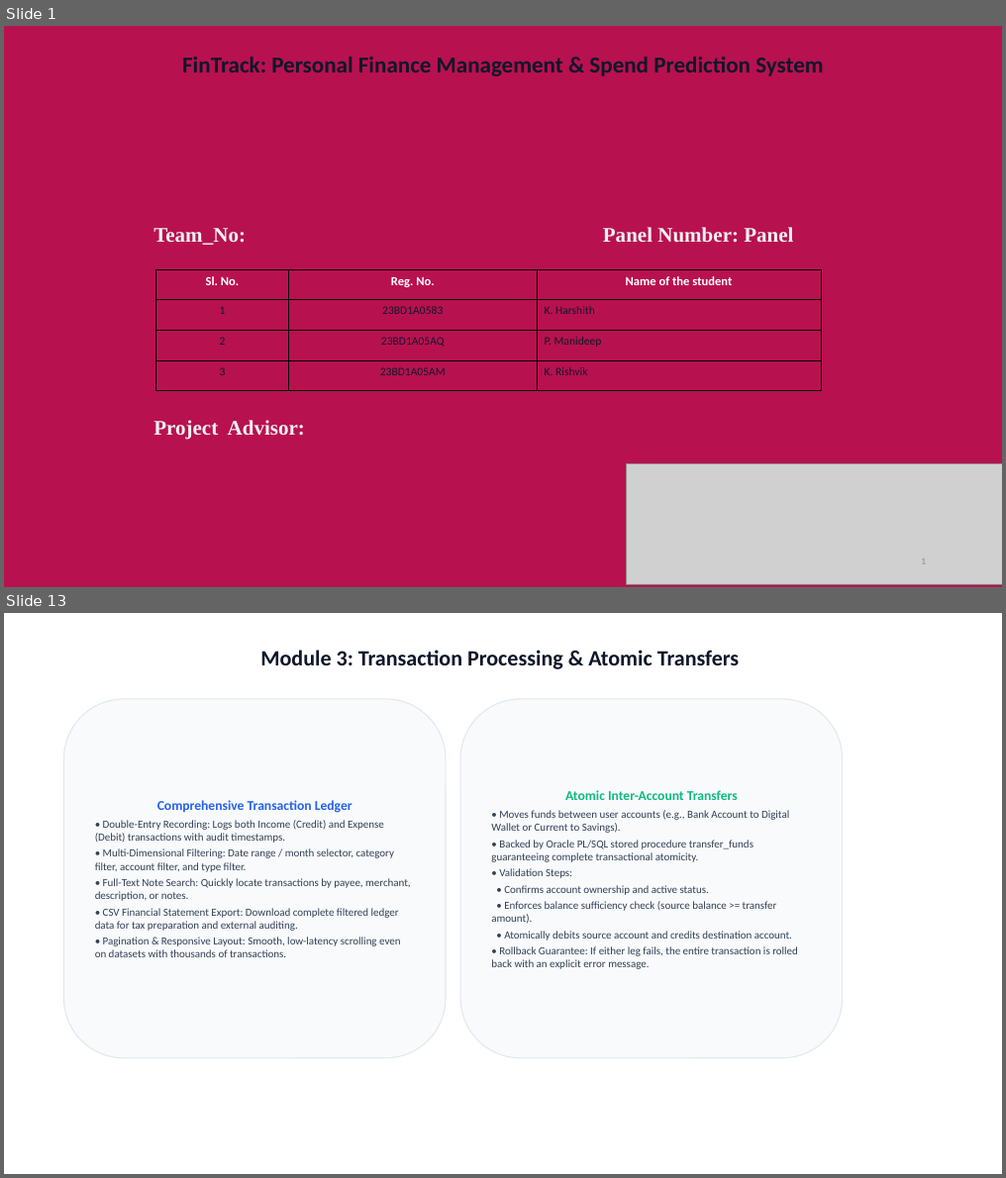
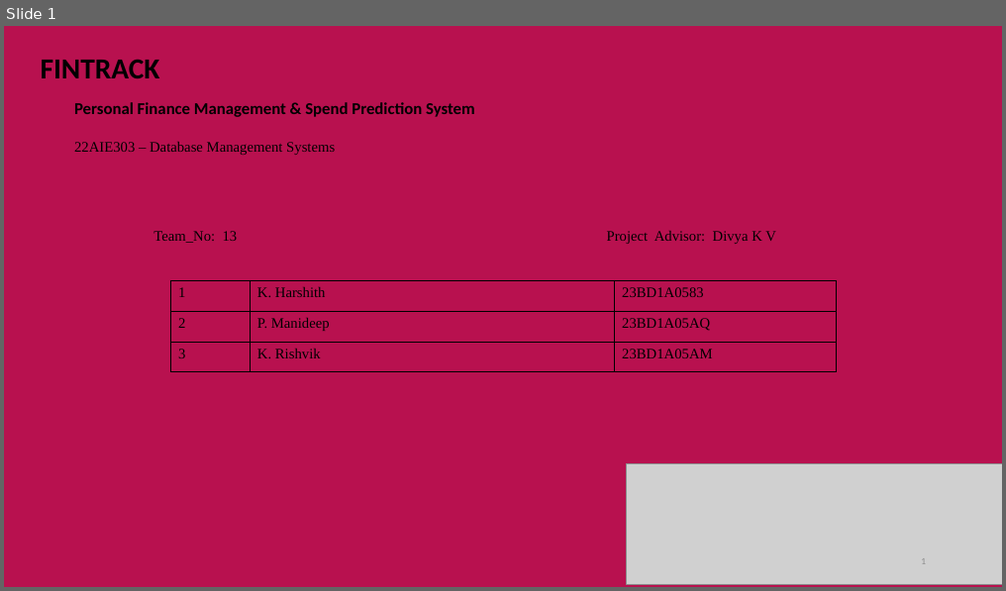
Before and after one commit to harshithchowdary999/Fintrack, a slide deck: FinTrack_Presentation.pptx. Shown one above the other, each under a label of ours: slides 1 and 13 before the commit, slide 1 after it; the slides between them are not shown. The pictures are 1006x1178 and 1006x591 pixels, drawn with LibreOffice and Linux fonts; fonts in the diff are those of the drawing; grey boxes stand for pictures; background and template pictures are left out. Boxes give left, top, right and bottom in pixels: in the first picture for what was removed or moved away, otherwise in the second. Text is boxed around its words. In the diff, an @@ line names an element or a change of style, - is before the commit and + after.

Commit message:
Update FinTrack presentation with exact Amrita DBMS 12-slide template structure and visual diagrams

```diff
--- a/FinTrack_Presentation.pptx
+++ b/FinTrack_Presentation.pptx
@@ slide 13 removed at (x1=4, y1=613, x2=1002, y2=1174), background #FFFFFF @@
@@ title removed at (x1=260, y1=650, x2=739, y2=669) @@
-Module 3: Transaction Processing & Atomic Transfers
@@ rounded rectangle removed at (x1=63, y1=699, x2=446, y2=1059) @@
-Comprehensive Transaction Ledger
-• Double-Entry Recording: Logs both Income (Credit) and Expense (Debit) transactions with audit timestamps.
-• Multi-Dimensional Filtering: Date range / month selector, category filter, account filter, and type filter.
-• Full-Text Note Search: Quickly locate transactions by payee, merchant, description, or notes.
-• CSV Financial Statement Export: Download complete filtered ledger data for tax preparation and external auditing.
-• Pagination & Responsive Layout: Smooth, low-latency scrolling even on datasets with thousands of transactions.
@@ rounded rectangle removed at (x1=460, y1=699, x2=843, y2=1059) @@
-Atomic Inter-Account Transfers
-• Moves funds between user accounts (e.g., Bank Account to Digital Wallet or Current to Savings).
-• Backed by Oracle PL/SQL stored procedure transfer_funds guaranteeing complete transactional atomicity.
-• Validation Steps:
-• Confirms account ownership and active status.
-• Enforces balance sufficiency check (source balance >= transfer amount).
-• Atomically debits source account and credits destination account.
-• Rollback Guarantee: If either leg fails, the entire transaction is rolled back with an explicit error message.
@@ slide 1 changed as well @@
@@ text added at (x1=41, y1=59, x2=160, y2=78), 28 pt, text #000000, bold @@
+FINTRACK
@@ text at (x1=74, y1=102, x2=475, y2=117): text changed; size 22 to 16 pt; text colour #0F172A to #000000 @@
-FinTrack: Personal Finance Management & Spend Prediction System
+Personal Finance Management & Spend Prediction System
@@ text added at (x1=74, y1=142, x2=335, y2=155), 14 pt, text #000000 @@
+22AIE303 – Database Management Systems
@@ text at (x1=153, y1=231, x2=776, y2=244): text changed; size 20 to 14 pt; text colour #F2F2F2 to #000000; bold off @@
-Team_No: Panel Number: Panel
-Project Advisor:
+Team_No: 13 Project Advisor: Divya K V
@@ table at (x1=171, y1=281, x2=837, y2=372) @@
-row 1: Sl. No. | Reg. No. | Name of the student
-row 2: 1 | 23BD1A0583 | K. Harshith
-row 3: 2 | 23BD1A05AQ | P. Manideep
-row 4: 3 | 23BD1A05AM | K. Rishvik
+row 1: 1 | K. Harshith | 23BD1A0583
+row 2: 2 | P. Manideep | 23BD1A05AQ
+row 3: 3 | K. Rishvik | 23BD1A05AM
@@ table resized from (x1=156, y1=271, x2=822, y2=379) to (x1=171, y1=281, x2=837, y2=372) @@
```
Also in this commit, not shown: 1 other slide changed, 10 slides added, 20 other slides removed.
